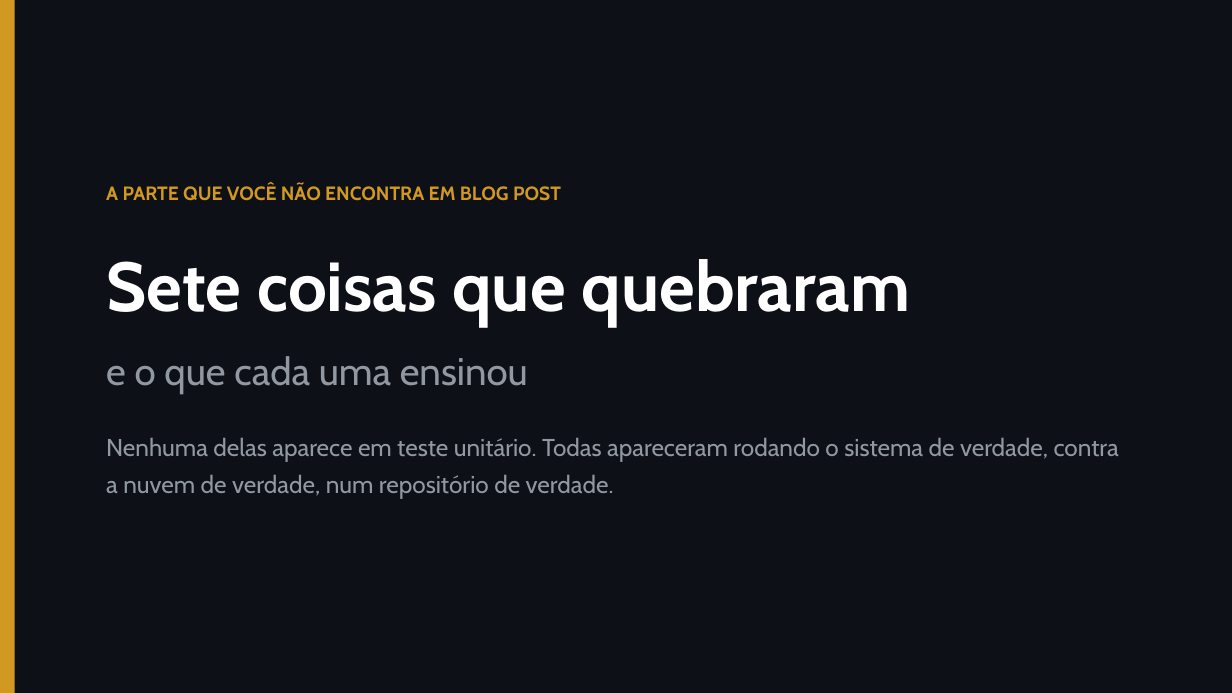
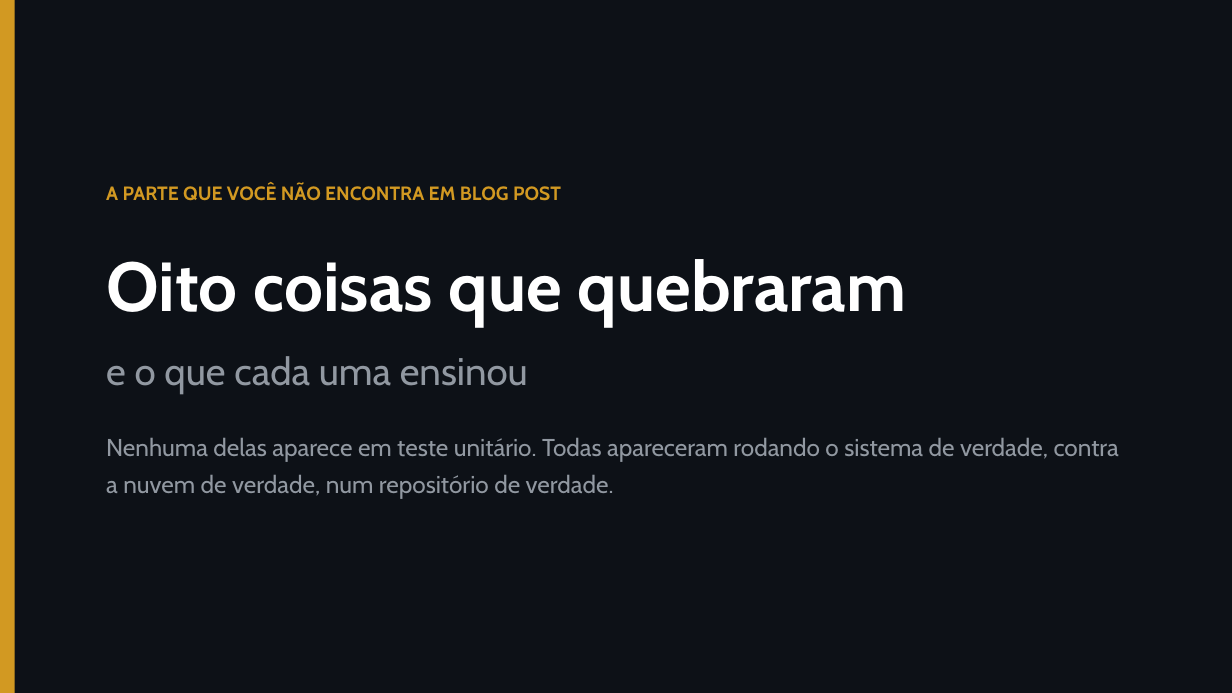
Before and after one commit to magoolation/tdc-sp-2026-agent-squad, a slide deck: slide 22 of docs/apresentacao/Agent-Squad-TDC-SP-2026.pptx. Drawn at 1232x693 pixels with LibreOffice and Linux fonts; fonts in the diff are those of the drawing. Boxes give left, top, right and bottom in pixels: in the first picture for what was removed or moved away, otherwise in the second. Text is boxed around its words. In the diff, an @@ line names an element or a change of style, - is before the commit and + after.

```diff
--- a/docs/apresentacao/Agent-Squad-TDC-SP-2026.pptx
+++ b/docs/apresentacao/Agent-Squad-TDC-SP-2026.pptx
@@ text at box(106, 259, 907, 327): text changed @@
-Sete coisas que quebraram
+Oito coisas que quebraram
```
Also in this commit, not shown: 28 other slides changed, 1 slide added, 3 other files.
